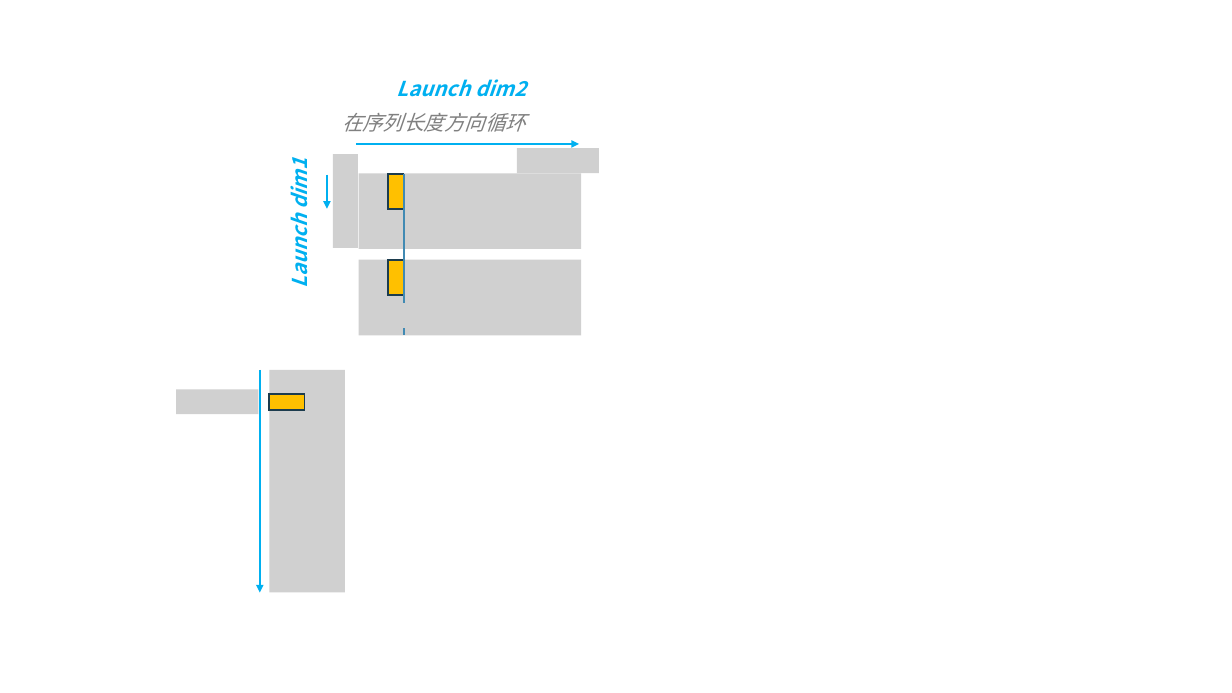
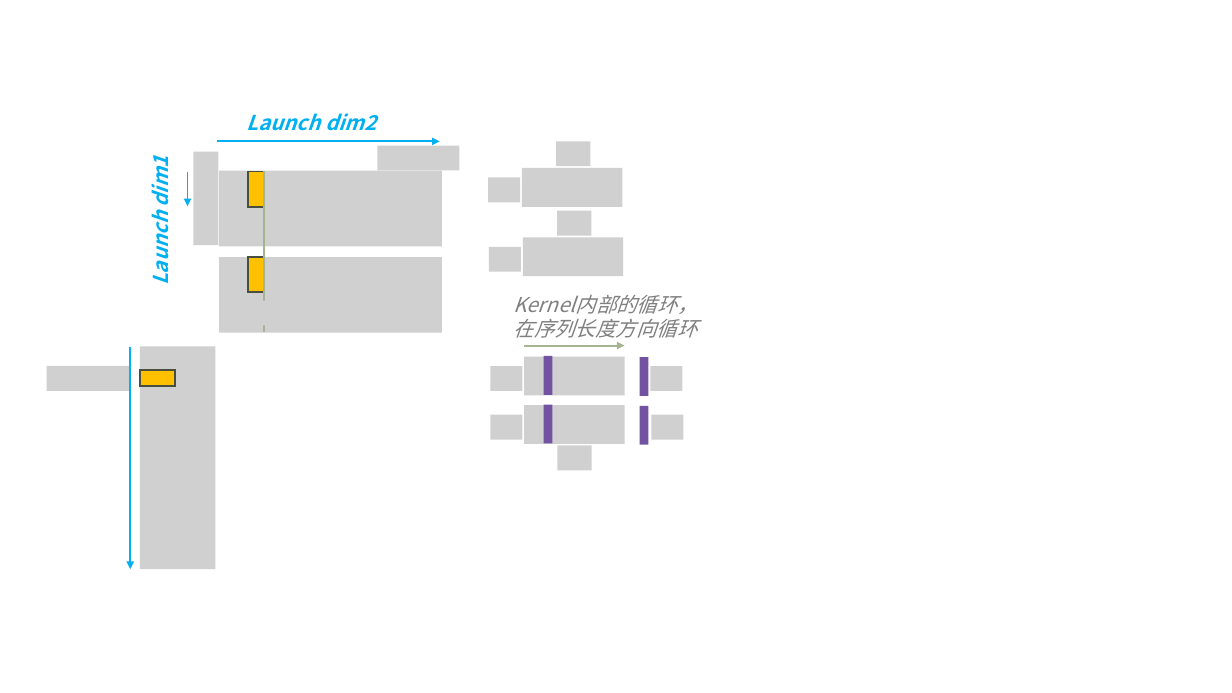
Before and after one commit to lcy-seso/Tiled-EfficientAttention, a slide deck: slide 6 of gla/figures/gated_linear_attention.pptx. Drawn at 1232x693 pixels with LibreOffice and Linux fonts; fonts in the diff are those of the drawing; grey boxes stand for pictures. Boxes give left, top, right and bottom in pixels: in the first picture for what was removed or moved away, otherwise in the second. Text is boxed around its words. In the diff, an @@ line names an element or a change of style, - is before the commit and + after.

```diff
--- a/gla/figures/gated_linear_attention.pptx
+++ b/gla/figures/gated_linear_attention.pptx
@@ text "Launch dim2" moved from (x1=397, y1=79, x2=526, y2=97) to (x1=246, y1=113, x2=376, y2=131) @@
@@ picture added at (x1=377, y1=146, x2=459, y2=171) @@
@@ picture removed at (x1=517, y1=148, x2=599, y2=173) @@
@@ picture added at (x1=193, y1=152, x2=218, y2=245) @@
@@ line (264, 172) - (264, 333): stroke #418AB3 1.5 pt to #A5B592 1.5 pt @@
@@ picture removed at (x1=333, y1=154, x2=358, y2=248) @@
@@ 2 arrows, 2 pictures, 1 rectangle moved together from (x1=327, y1=144, x2=581, y2=335) to (x1=188, y1=141, x2=442, y2=333) @@
@@ 1 text, 1 line, 1 rectangle moved together from (x1=283, y1=163, x2=404, y2=335) to (x1=143, y1=161, x2=264, y2=333) @@
@@ text at (x1=514, y1=295, x2=699, y2=338): text changed @@
-在序列长度方向循环
+Kernel内部的循环，在序列长度方向循环
@@ picture added at (x1=230, y1=300, x2=312, y2=325) @@
@@ picture removed at (x1=370, y1=303, x2=452, y2=328) @@
@@ arrow moved from (260, 370) - (260, 592) to (130, 347) - (130, 569) @@
@@ picture added at (x1=140, y1=347, x2=215, y2=569) @@
@@ picture added at (x1=47, y1=366, x2=129, y2=391) @@
@@ rectangle moved from (x1=270, y1=394, x2=305, y2=409) to (x1=140, y1=371, x2=175, y2=386) @@
@@ outline #1C3C4E 1.5 pt to #484F40 1.5 pt in 3 elements at (x1=248, y1=257, x2=264, y2=293), (x1=248, y1=171, x2=264, y2=207), (x1=140, y1=371, x2=175, y2=386) @@
@@ picture removed at (x1=177, y1=389, x2=259, y2=414) @@
@@ picture removed at (x1=270, y1=370, x2=346, y2=592) @@
@@ group added at (x1=488, y1=141, x2=684, y2=470): 13 pictures, 4 rectangles, 1 arrow @@
```
Also in this commit, not shown: 5 other slides changed, 4 other files.
